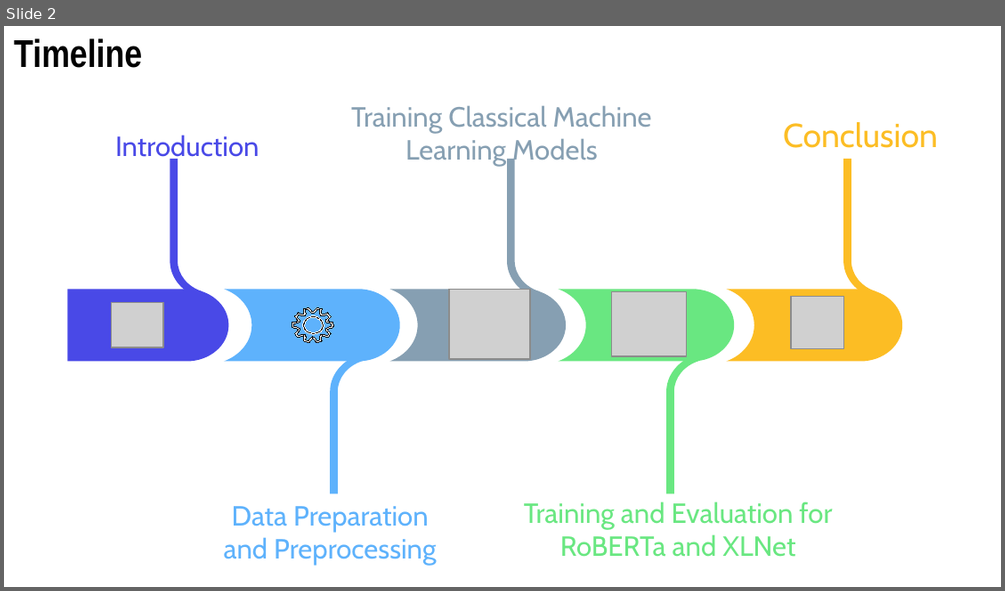
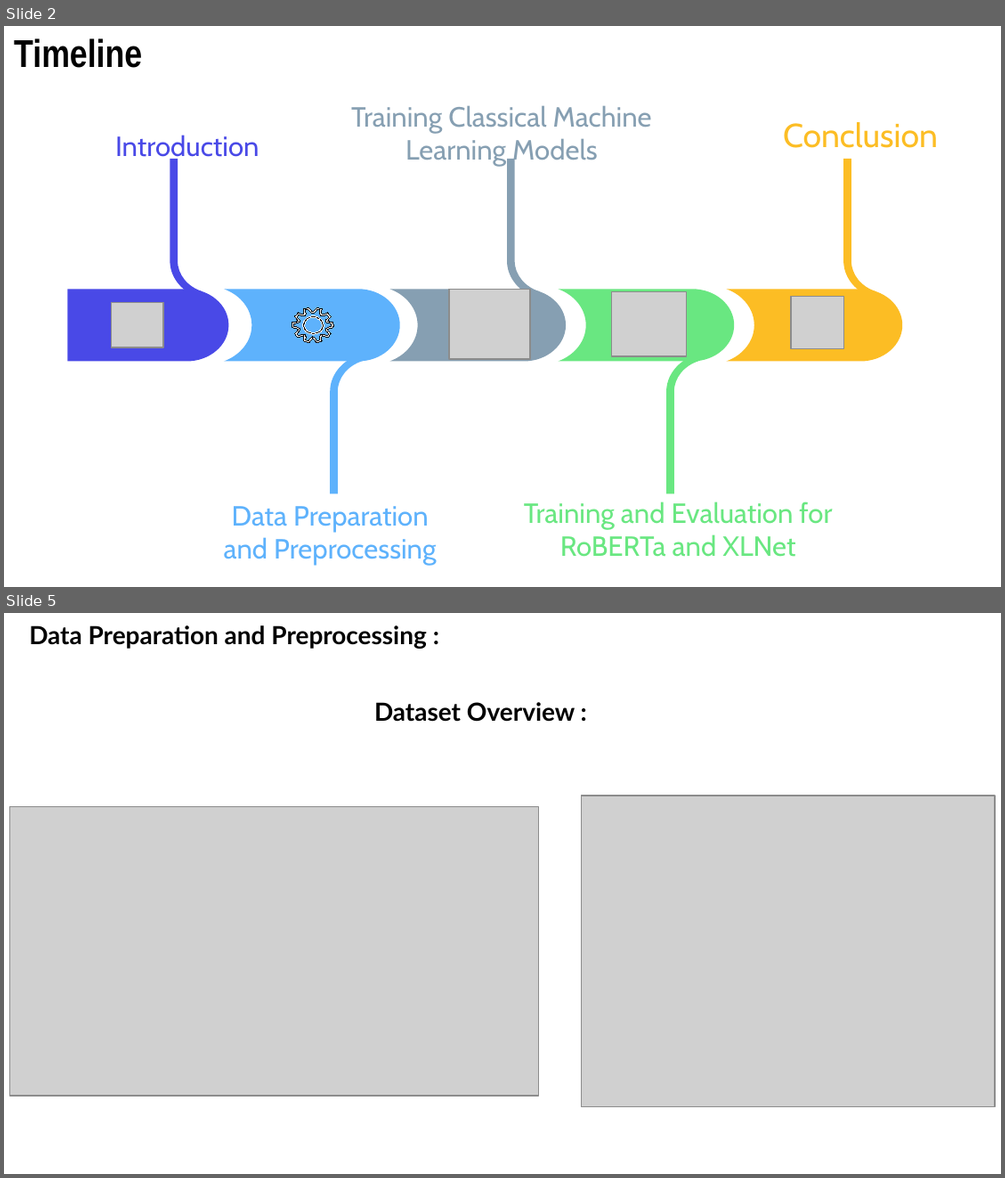
Before and after one commit to elghallali/Customer-Reviews-Classification, a slide deck: reports/Machine Learning Infographics by Slidesgo.pptx. Shown one above the other, each under a label of ours: slide 2 before the commit, slides 2 and 5 after it; the slides between them are not shown. The pictures are 1005x591 and 1005x1178 pixels, drawn with LibreOffice and Linux fonts; fonts in the diff are those of the drawing; grey boxes stand for pictures. Boxes give left, top, right and bottom in pixels: in the first picture for what was removed or moved away, otherwise in the second. Text is boxed around its words. In the diff, an @@ line names an element or a change of style, - is before the commit and + after.

```diff
--- a/reports/Machine Learning Infographics by Slidesgo.pptx
+++ b/reports/Machine Learning Infographics by Slidesgo.pptx
@@ slide 5 added at (x1=4, y1=613, x2=1001, y2=1174), background #FFFFFF @@
@@ title added at (x1=29, y1=625, x2=427, y2=649), 18 pt, text #000000, bold @@
+Data Preparation and Preprocessing :
@@ text added at (x1=374, y1=702, x2=574, y2=722), 18 pt, text #000000, bold @@
+Dataset Overview :
@@ picture added at (x1=581, y1=795, x2=995, y2=1106) @@
@@ picture added at (x1=10, y1=806, x2=538, y2=1095) @@
```
Also in this commit, not shown: 23 slides changed, 15 other slides added, 1 slide removed, 16 other files.
